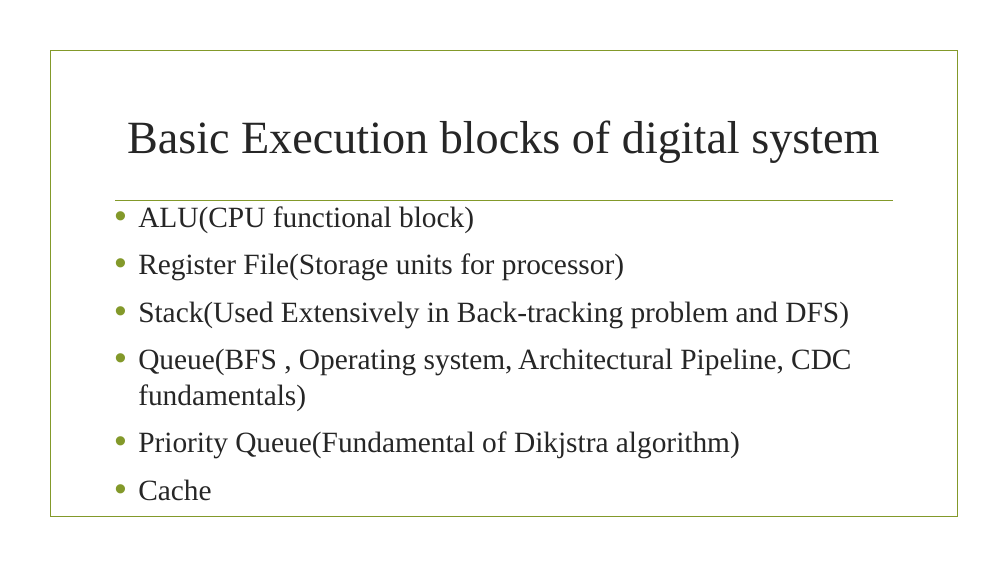
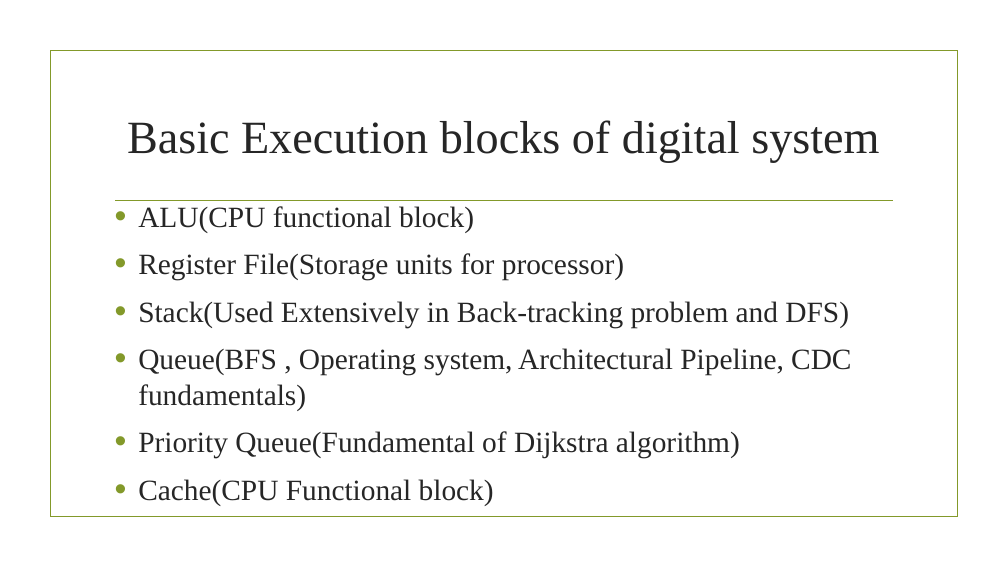
Before and after one commit to sicajc/EECS_LAB_TRAINING, a slide deck: slide 14 of Digital system Design flow.pptx. Drawn at 1008x567 pixels with LibreOffice and Linux fonts; fonts in the diff are those of the drawing; background and template pictures are left out. Boxes give left, top, right and bottom in pixels: in the first picture for what was removed or moved away, otherwise in the second. Text is boxed around its words. In the diff, an @@ line names an element or a change of style, - is before the commit and + after.

```diff
--- a/Digital system Design flow.pptx
+++ b/Digital system Design flow.pptx
@@ text at bbox=[138, 431, 740, 506]: text changed @@
-• Priority Queue(Fundamental of Dikjstra algorithm)
-• Cache
+• Priority Queue(Fundamental of Dijkstra algorithm)
+• Cache(CPU Functional block)
```
Also in this commit, not shown: 4 other slides changed, 2 slides added, 55 other files.
